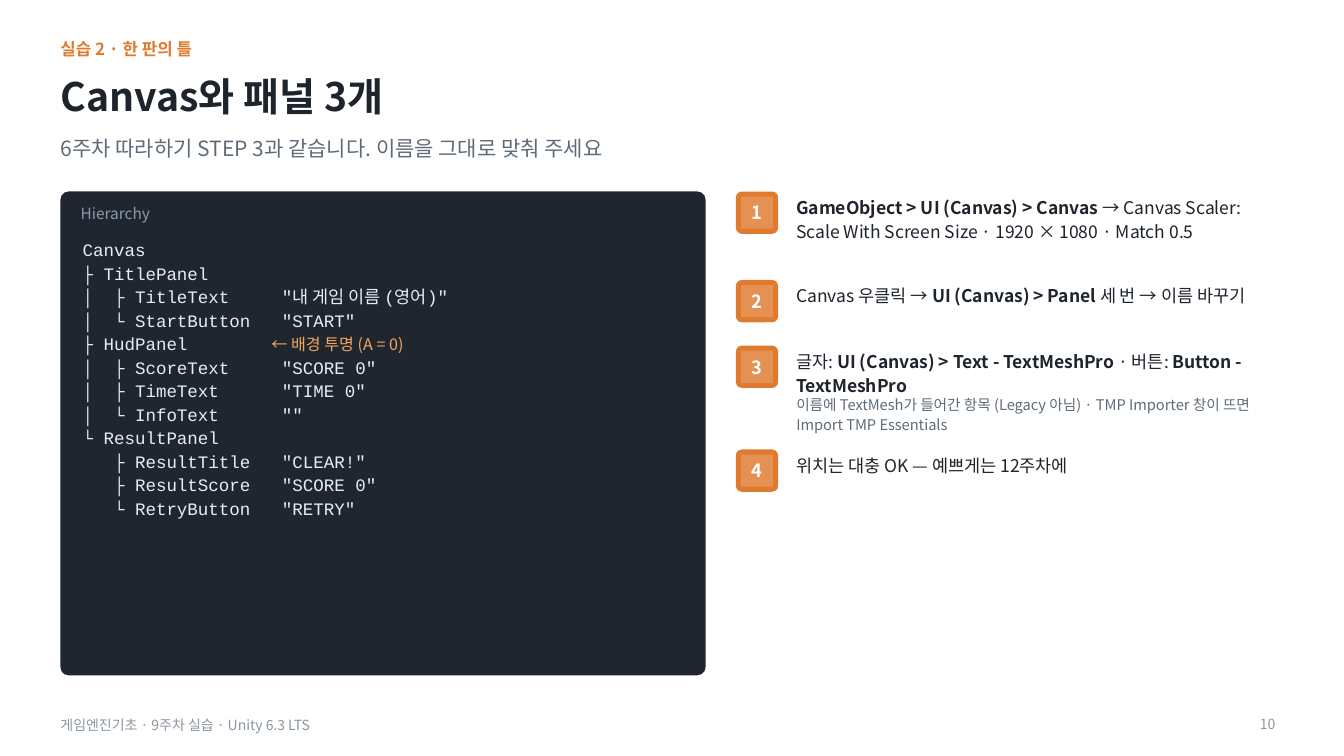
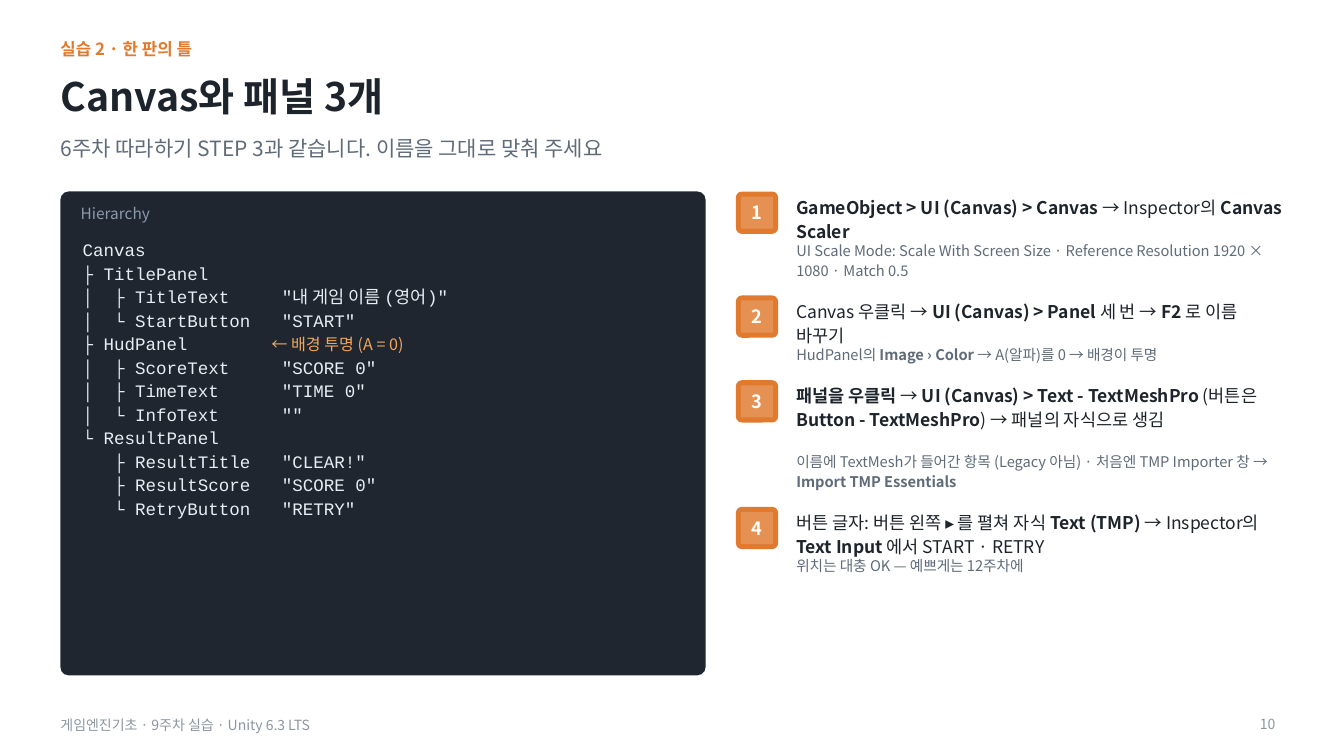
Before and after one commit to iplay-garden/game-engine-basics, a slide deck: slide 10 of 9주차/한국어/게임엔진기초_9주차_오프라인_실습슬라이드.pptx. Drawn at 1344x756 pixels with LibreOffice and Linux fonts; fonts in the diff are those of the drawing. Boxes give left, top, right and bottom in pixels: in the first picture for what was removed or moved away, otherwise in the second. Text is boxed around its words. In the diff, an @@ line names an element or a change of style, - is before the commit and + after.

```diff
--- a/9주차/한국어/게임엔진기초_9주차_오프라인_실습슬라이드.pptx
+++ b/9주차/한국어/게임엔진기초_9주차_오프라인_실습슬라이드.pptx
@@ text at bbox=[796, 199, 1283, 239]: text changed; bold on @@
-GameObject > UI (Canvas) > Canvas → Canvas Scaler: Scale With Screen Size · 1920 × 1080 · Match 0.5
+GameObject > UI (Canvas) > Canvas → Inspector의 Canvas Scaler
@@ text added at bbox=[796, 244, 1245, 276], 10.5 pt, text #5F6B78 @@
+UI Scale Mode: Scale With Screen Size · Reference Resolution 1920 × 1080 · Match 0.5
@@ 1 text, 1 rectangle, 1 rounded rectangle: place and size @@
-1 text, 1 rectangle, 1 rounded rectangle at bbox=[736, 280, 778, 323]
+1 text, 1 rectangle, 1 rounded rectangle at bbox=[736, 295, 778, 338]
@@ text at bbox=[796, 303, 1238, 344]: text changed @@
-Canvas 우클릭 → UI (Canvas) > Panel 세 번 → 이름 바꾸기
+Canvas 우클릭 → UI (Canvas) > Panel 세 번 → F2 로 이름 바꾸기
@@ text added at bbox=[796, 348, 1158, 364], 10.5 pt, text #5F6B78 @@
+HudPanel의 Image › Color → A(알파)를 0 → 배경이 투명
@@ 1 text, 1 rectangle, 1 rounded rectangle: place and size @@
-1 text, 1 rectangle, 1 rounded rectangle at bbox=[736, 346, 778, 388]
+1 text, 1 rectangle, 1 rounded rectangle at bbox=[736, 380, 778, 422]
@@ text at bbox=[796, 387, 1257, 430]: text changed @@
-글자: UI (Canvas) > Text - TextMeshPro · 버튼: Button - TextMeshPro
+패널을 우클릭 → UI (Canvas) > Text - TextMeshPro (버튼은 Button - TextMeshPro) → 패널의 자식으로 생김
@@ text at bbox=[796, 455, 1250, 490]: text changed @@
-이름에 TextMesh가 들어간 항목 (Legacy 아님) · TMP Importer 창이 뜨면 Import TMP Essentials
+이름에 TextMesh가 들어간 항목 (Legacy 아님) · 처음엔 TMP Importer 창 → Import TMP Essentials
@@ 1 text, 1 rounded rectangle, 1 rectangle: place and size @@
-1 text, 1 rounded rectangle, 1 rectangle at bbox=[736, 450, 778, 492]
+1 text, 1 rounded rectangle, 1 rectangle at bbox=[736, 507, 778, 549]
@@ text added at bbox=[796, 514, 1259, 557], 12.5 pt, text #1E242B @@
+버튼 글자: 버튼 왼쪽 ▸ 를 펼쳐 자식 Text (TMP) → Inspector의 Text Input 에서 START · RETRY
@@ text "위치는 대충 OK — 예쁘게는 ...": place and size @@
-text "위치는 대충 OK — 예쁘게는 ..." at bbox=[796, 457, 1068, 474]
+text "위치는 대충 OK — 예쁘게는 ..." at bbox=[796, 559, 1024, 572]
@@ text "위치는 대충 OK — 예쁘게는 ..." at bbox=[796, 559, 1024, 572]: size 12.5 to 10.5 pt, text colour #1E242B to #5F6B78 @@
```
Also in this commit, not shown: 15 other slides changed, 1 slide added, 10 other files.
